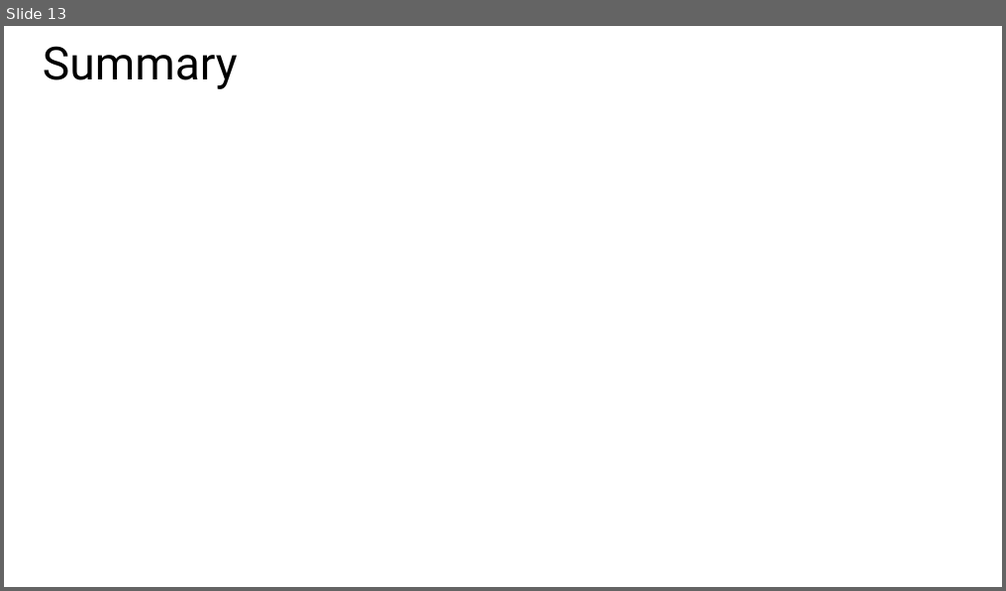
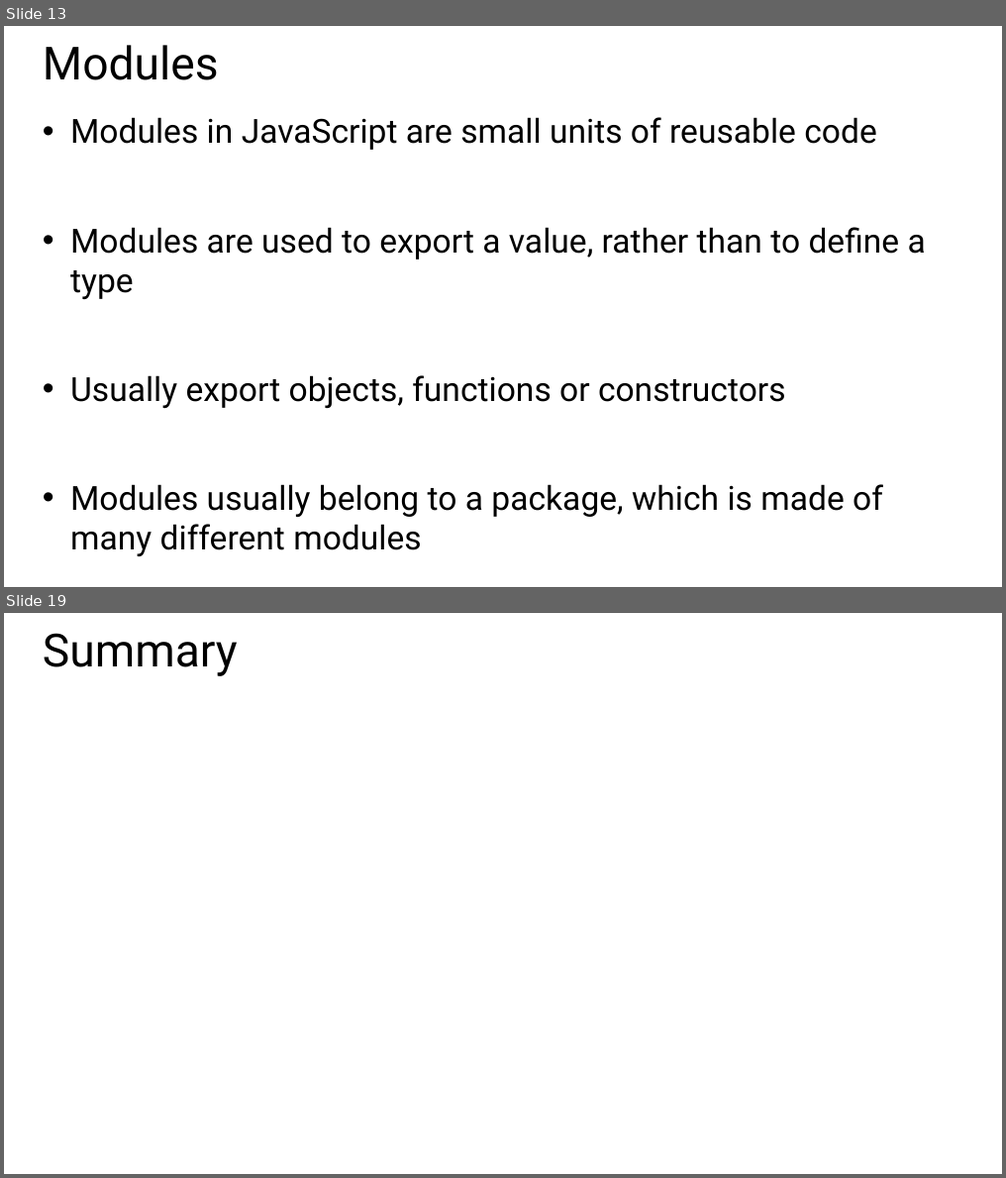
Before and after one commit to Amart85/JavaScript-Experienced-Developers, a slide deck: Slides/Module 5 - JS Libraries.pptx. Shown one above the other, each under a label of ours: slide 13 before the commit, slides 13 and 19 after it; the slides between them are not shown. The pictures are 1006x591 and 1006x1178 pixels, drawn with LibreOffice and Linux fonts; fonts in the diff are those of the drawing. Boxes give left, top, right and bottom in pixels: in the first picture for what was removed or moved away, otherwise in the second. Text is boxed around its words. In the diff, an @@ line names an element or a change of style, - is before the commit and + after.

Commit message:
Update on Module 5

```diff
--- a/Slides/Module 5 - JS Libraries.pptx
+++ b/Slides/Module 5 - JS Libraries.pptx
@@ slide 13 added at box(4, 26, 1002, 587), background #FFFFFF @@
@@ title added at box(43, 45, 219, 80), 44 pt, text #000000 @@
+Modules
@@ text added at box(70, 117, 926, 557), 32 pt, text #000000 @@
+• Modules in JavaScript are small units of reusable code
+• Modules are used to export a value, rather than to define a type
+• Usually export objects, functions or constructors
+• Modules usually belong to a package, which is made of many different modules
@@ what was slide 13 is now slide 19 @@
```
Also in this commit, not shown: 1 slide changed, 5 other slides added.
